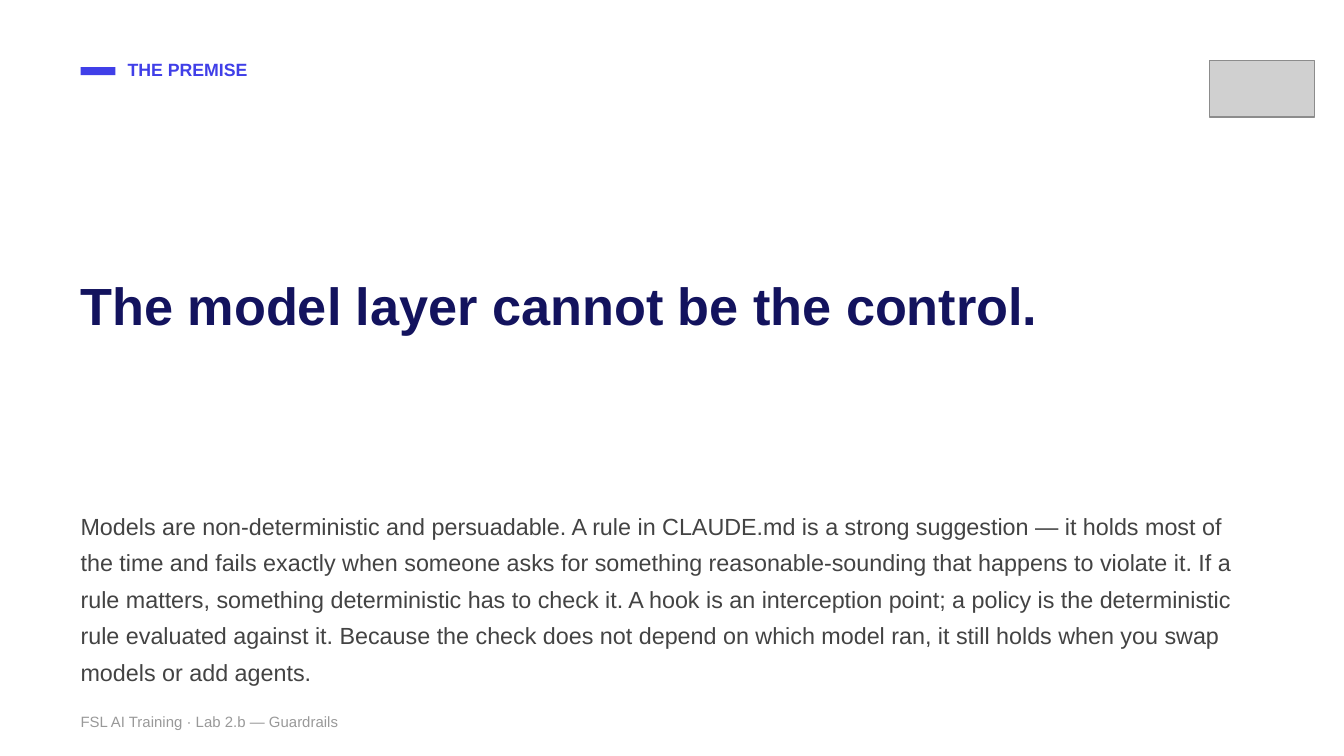
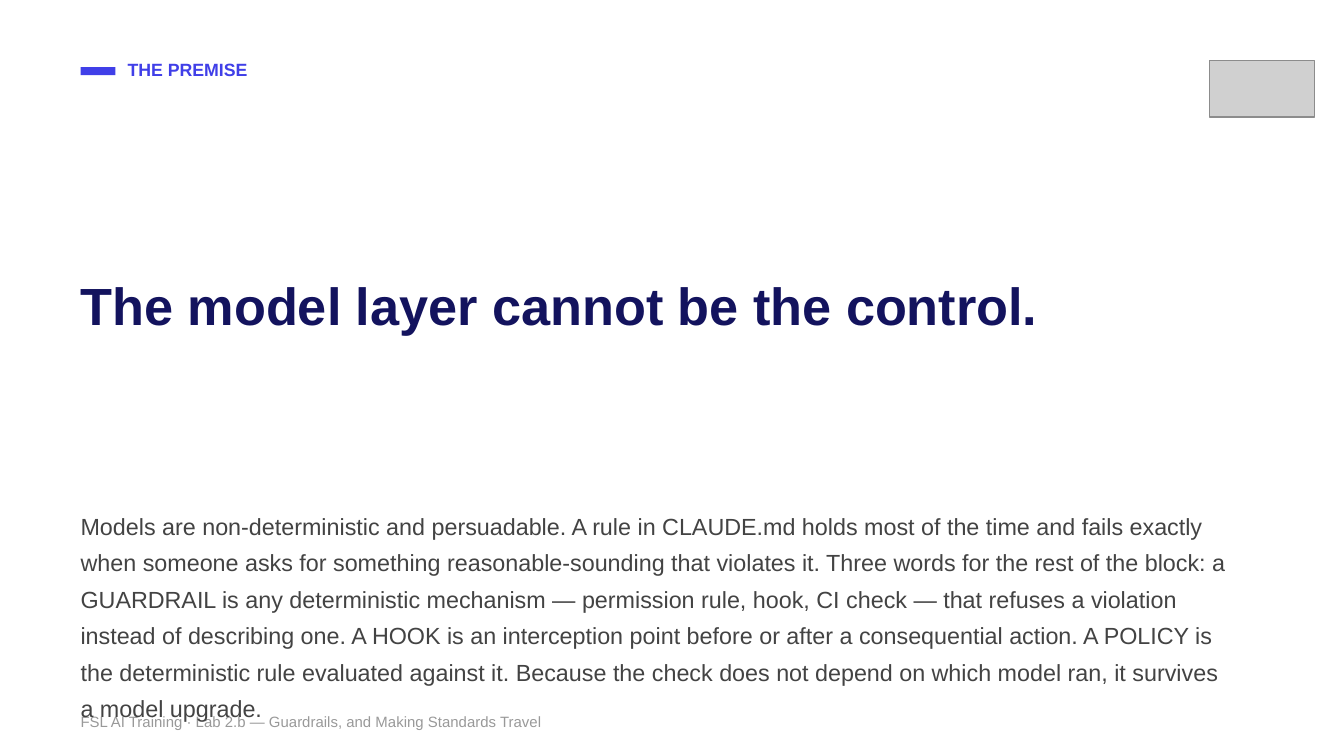
Before and after one commit to mike-tajmajer-fullstacklabs/fsl-taskboard-lab, a slide deck: slide 4 of docs/instructor/lab-2b-guardrails.pptx. Drawn at 1344x756 pixels with LibreOffice and Linux fonts; fonts in the diff are those of the drawing; grey boxes stand for pictures. Boxes give left, top, right and bottom in pixels: in the first picture for what was removed or moved away, otherwise in the second. Text is boxed around its words. In the diff, an @@ line names an element or a change of style, - is before the commit and + after.

```diff
--- a/docs/instructor/lab-2b-guardrails.pptx
+++ b/docs/instructor/lab-2b-guardrails.pptx
@@ text at (81, 518, 1225, 722): text changed @@
-Models are non-deterministic and persuadable. A rule in CLAUDE.md is a strong suggestion — it holds most of the time and fails exactly when someone asks for something reasonable-sounding that happens to violate it. If a rule matters, something deterministic has to check it. A hook is an interception point; a policy is the deterministic rule evaluated against it. Because the check does not depend on which model ran, it still holds when you swap models or add agents.
+Models are non-deterministic and persuadable. A rule in CLAUDE.md holds most of the time and fails exactly when someone asks for something reasonable-sounding that violates it. Three words for the rest of the block: a GUARDRAIL is any deterministic mechanism — permission rule, hook, CI check — that refuses a violation instead of describing one. A HOOK is an interception point before or after a consequential action. A POLICY is the deterministic rule evaluated against it. Because the check does not depend on which model ran, it survives a model upgrade.
@@ text at (81, 715, 541, 730): text changed @@
-FSL AI Training · Lab 2.b — Guardrails
+FSL AI Training · Lab 2.b — Guardrails, and Making Standards Travel
```
Also in this commit, not shown: 21 other slides changed, 3 slides added, 1 slide removed, 10 other files.
